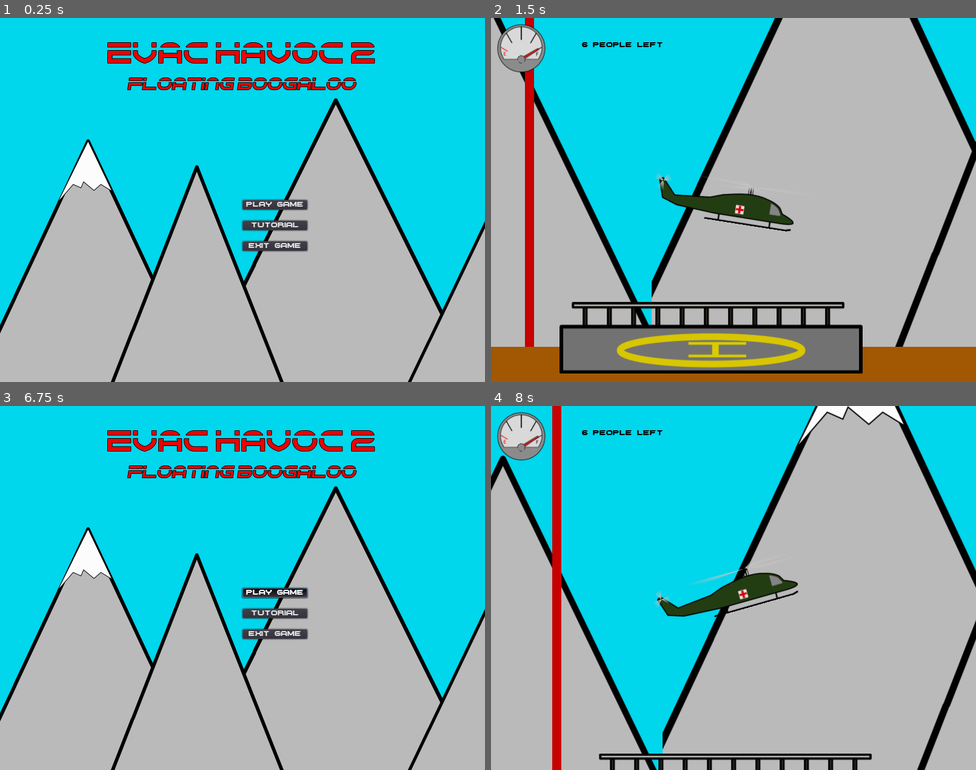
Above: before the commit, frames 1-4 (two rows, left to right).
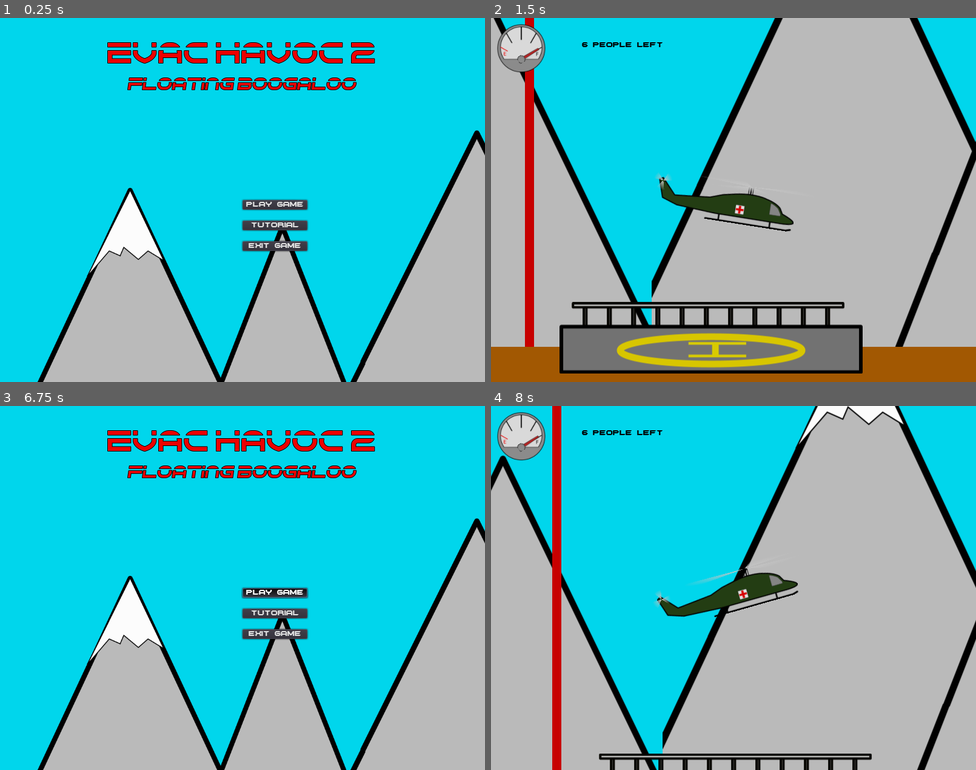
Above: after the commit, the same moments.

Repository: Inglo-Games/EvacHavoc2
Game: Godot game, scene res://scenes/menu.tscn
Two runs of this game, one before a commit and one after it. Both use one fixed random seed, a clock stepped at 60 frames per second and the inputs below. The engine's default icon, where the game draws it, is replaced by a stand-in: a white triangle on a blue panel in a dark square.
Inputs (mouse positions are in pixels of both pictures, inside the frame that each line leads up to):
- Up to frame 1 (0.25 s): no input
- Up to frame 2 (1.5 s): click "Play Game" at 0.5 s; tap Enter at 1.25 s; move the mouse to (840, 181) at 1.27 s; hold Right (move_right) from 1.28 s (still down); click (840, 181) at 1.42 s
- Up to frame 3 (6.75 s): tap Up (move_up) at 1.52, 2.27, 4.52, 5.27, 6.02 s; move the mouse to (145, 606) at 2.02 s; move the mouse to (291, 507) at 2.77 s; release Right (move_right) at 2.78 s; hold Left (move_left) 2.78-3.5 s; click "Play Game" at 3.5 s; tap Space at 4.25 s; move the mouse to (218, 660) at 4.27 s; hold Right (move_right) 4.28-5.78 s; click (218, 660) at 4.42 s; move the mouse to (388, 642) at 5.02 s; move the mouse to (97, 533) at 5.77 s; hold Left (move_left) 5.78-6.53 s; tap Enter at 6.5 s; move the mouse to (266, 588) at 6.52 s; hold Right (move_right) from 6.53 s (still down); click (266, 588) at 6.67 s
- Up to frame 4 (8 s): move the mouse to (660, 497) at 7.27 s; release Right (move_right) at 7.28 s; hold Left (move_left) from 7.28 s (still down); tap Up (move_up) at 7.52 s

The runs differ from the first frame. In frame 1, 32% of the frame differs, in the area x 0-100%, y 22-100%; in frame 2, nothing differs; in frame 3, 32%; in frame 4, nothing differs.

Commit message:
Fixing menu

Diff:
--- a/game/scenes/menu.tscn
+++ b/game/scenes/menu.tscn
@@ -37,10 +37,10 @@
 }
 
 [node name="bg_mtns" type="Sprite" parent="."]
-scale = Vector2( 0.5, 0.5 )
+scale = Vector2( 0.7, 0.7 )
 texture = ExtResource( 4 )
 centered = false
-offset = Vector2( -30, 120 )
+offset = Vector2( -14, 120 )
 
 [node name="title" type="Label" parent="."]
 anchor_top = 0.05
